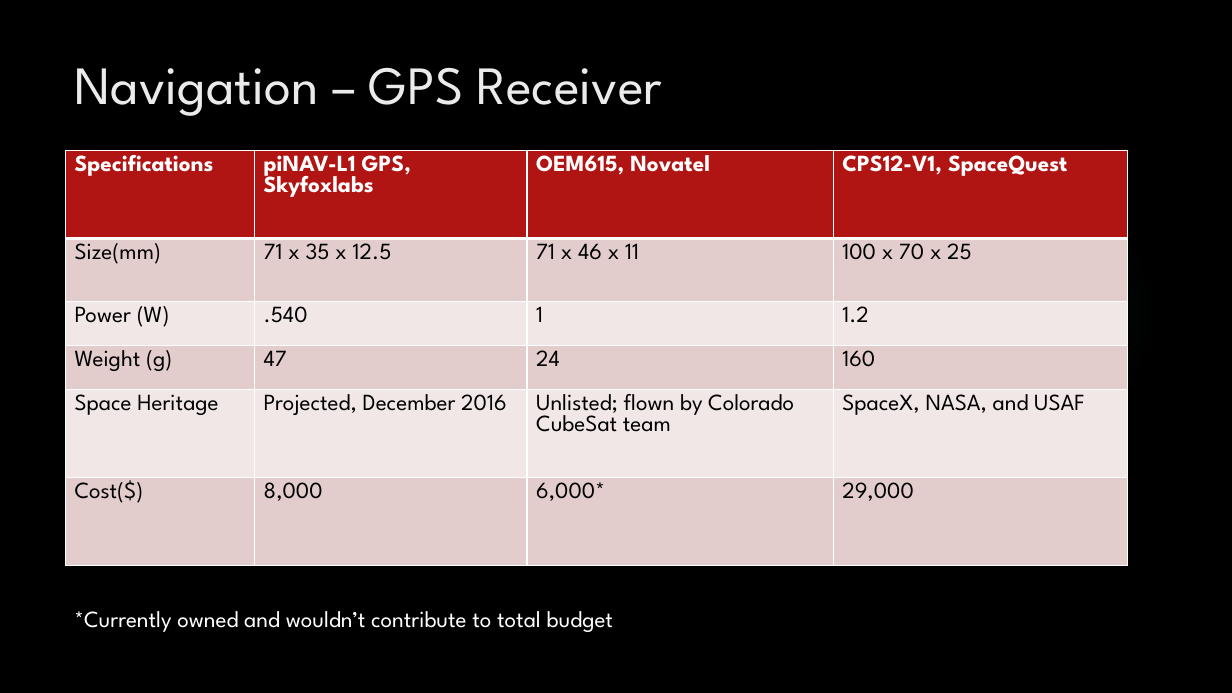
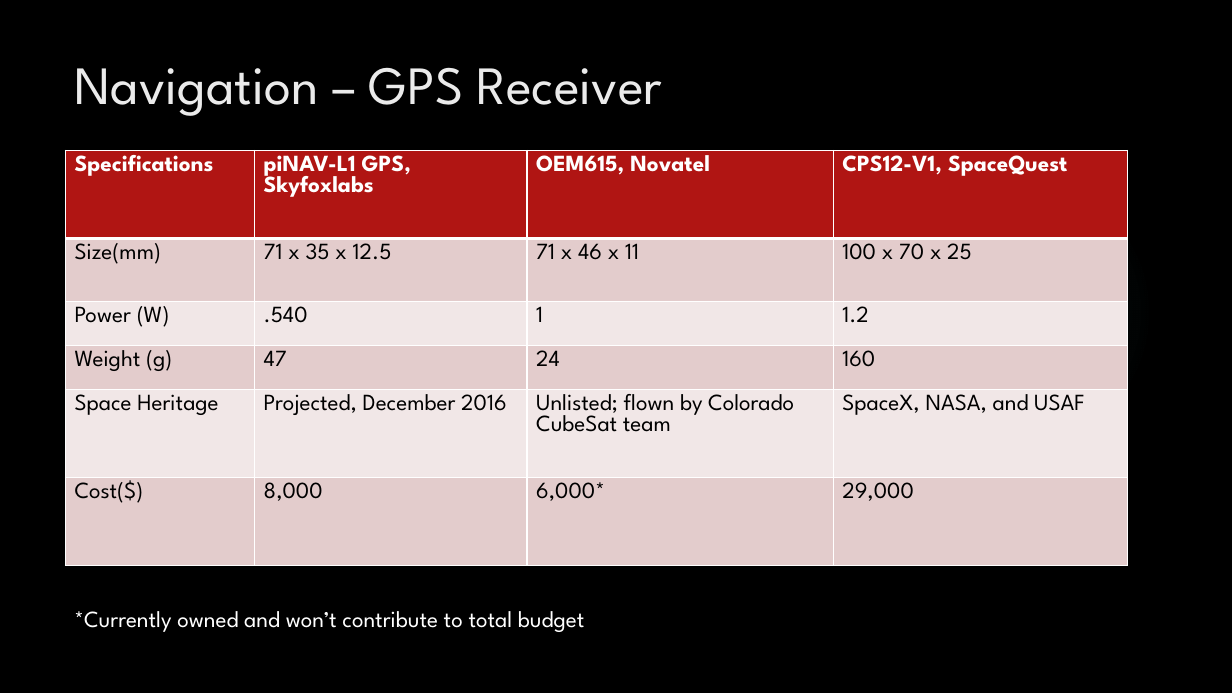
Before and after one commit to HASP-UMN/CubeSat, a slide deck: slide 11 of Presentations/PDR_Presentation.pptx. Drawn at 1232x693 pixels with LibreOffice and Linux fonts; fonts in the diff are those of the drawing; background and template pictures are left out. Boxes give left, top, right and bottom in pixels: in the first picture for what was removed or moved away, otherwise in the second. Text is boxed around its words. In the diff, an @@ line names an element or a change of style, - is before the commit and + after.

Commit message:
minor updates

```diff
--- a/Presentations/PDR_Presentation.pptx
+++ b/Presentations/PDR_Presentation.pptx
@@ text at (x1=74, y1=611, x2=584, y2=632): text changed @@
-*Currently owned and wouldn’t contribute to total budget
+*Currently owned and won’t contribute to total budget
```
Also in this commit, not shown: 2 other slides changed.
